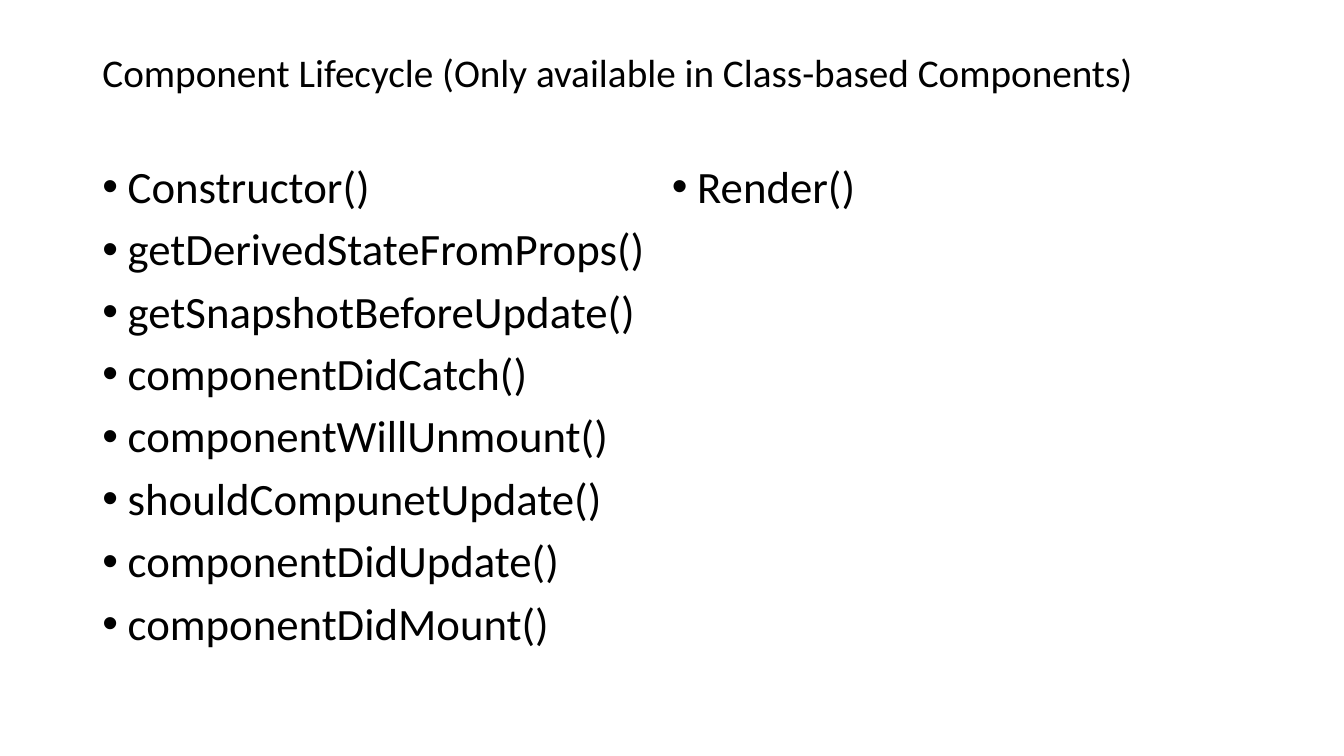
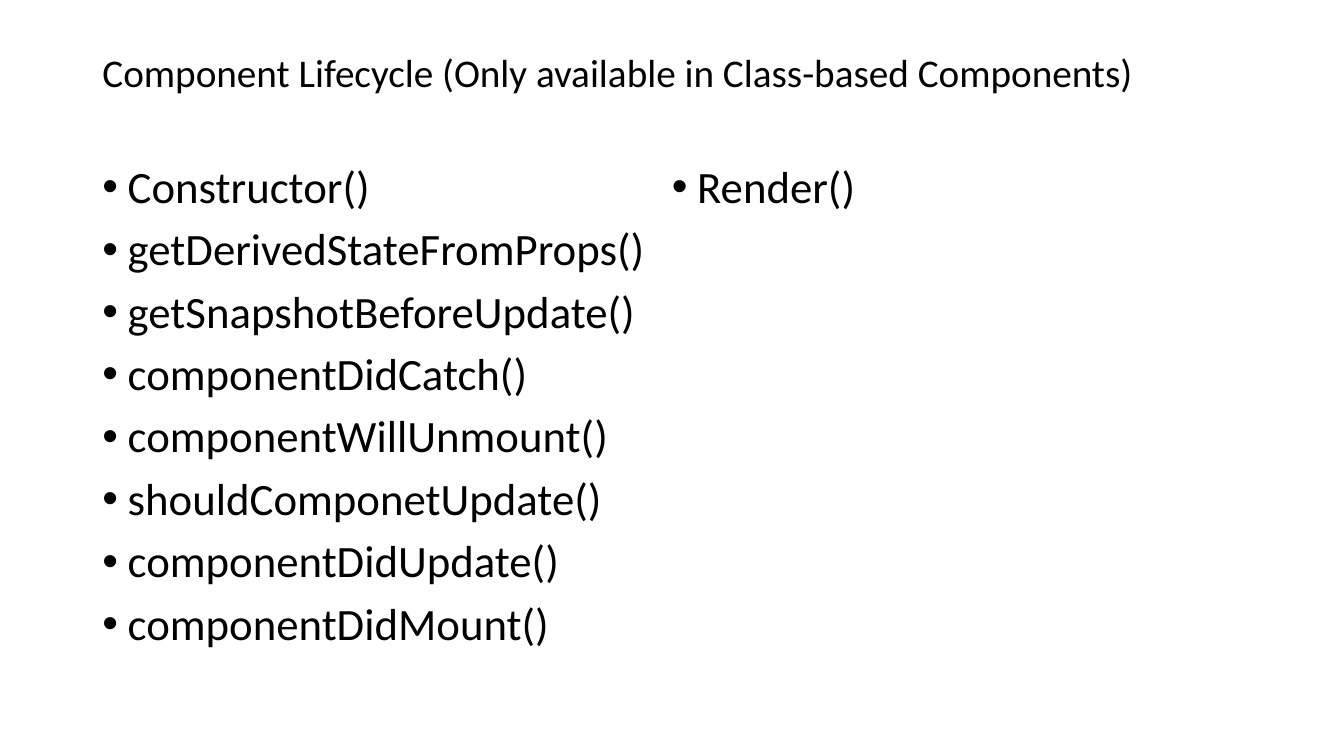
Before and after one commit to PiyushChaturvedii/batch03, a slide deck: slide 8 of Create-react-app.pptx. Drawn at 1344x756 pixels with LibreOffice and Linux fonts; fonts in the diff are those of the drawing. Boxes give left, top, right and bottom in pixels: in the first picture for what was removed or moved away, otherwise in the second. Text is boxed around its words. In the diff, an @@ line names an element or a change of style, - is before the commit and + after.

```diff
--- a/Create-react-app.pptx
+++ b/Create-react-app.pptx
@@ text at bbox=[128, 482, 602, 523]: text changed @@
-• shouldCompunetUpdate()
+• shouldComponetUpdate()
```
Also in this commit, not shown: 4 slides added, 58 other files.
